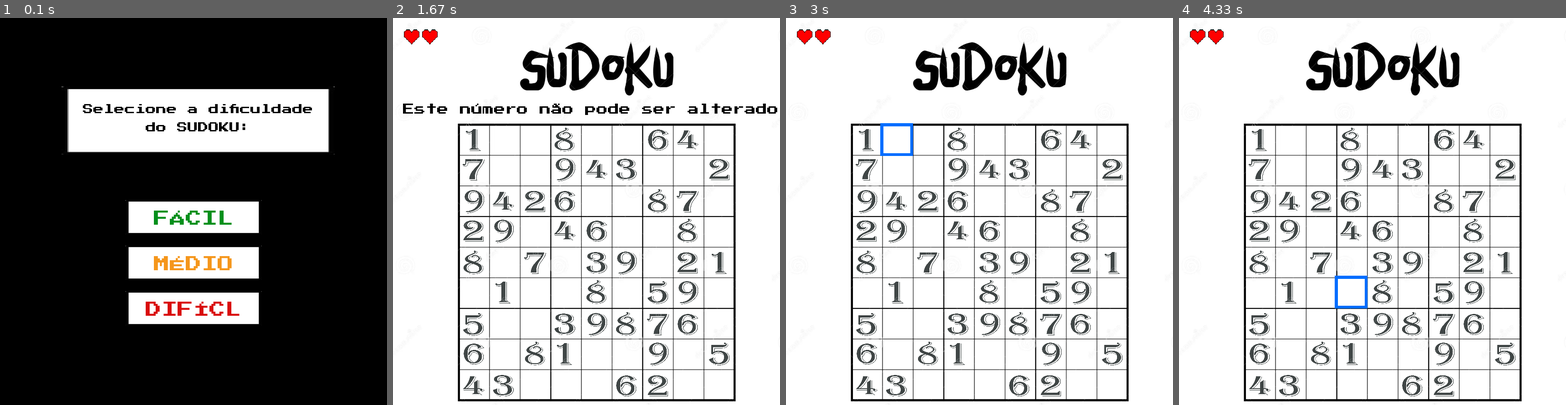
Above: before the commit, frames 1-4 (left to right).
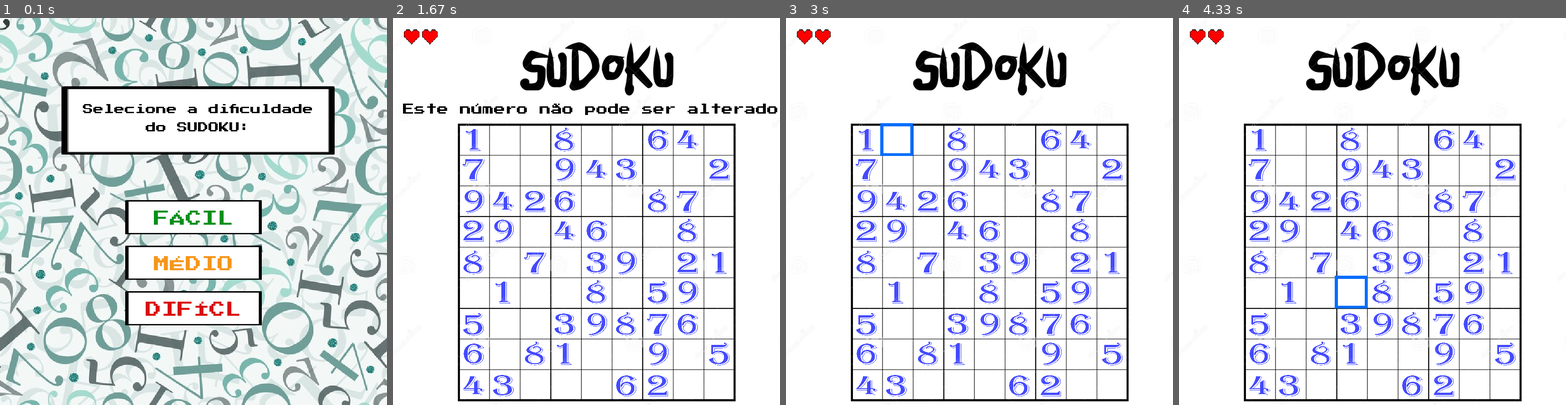
Above: after the commit, the same moments.

Repository: memdygu100/Sudoku-Pygame
Game: pygame game, started from main.py
The game is run twice, just before and just after one commit, with the same random seed, the same clock (stepped at 60 frames per second) and the same inputs.
Inputs (mouse positions are in pixels of both pictures, inside the frame that each line leads up to):
- Up to frame 1 (0.1 s): no input
- Up to frame 2 (1.67 s): click (586, 211) at 0.38 s; tap Enter at 0.67 s; click (466, 153) at 1.27 s; move the mouse to (632, 246) at 1.6 s
- Up to frame 3 (3 s): click (1025, 246) at 1.9 s; move the mouse to (886, 134) at 2.33 s; click (886, 134) at 2.7 s
- Up to frame 4 (4.33 s): move the mouse to (1353, 312) at 3.2 s; click (1353, 312) at 3.62 s; move the mouse to (1360, 145) at 4.17 s

The runs differ from the first frame. In frame 1, 78% of the frame differs, in the area x 0-100%, y 0-100%; in frame 2, 4.7%; in frame 3, 4.7%; in frame 4, 4.7%.

Commit message:
Fundo menu e numeros azuis

Diff:
--- a/main.py
+++ b/main.py
@@ -143,7 +143,8 @@
 quadrado_selecao = pygame.transform.scale(quadrado_selecao, (72, 72))
 coracao = pygame.image.load("Assets/Coração.png").convert_alpha()
 coracao = pygame.transform.scale(coracao, (40, 40))
-
+fundo_menu = pygame.image.load("Assets/fundo para sudok.jpg")
+fundo_menu = pygame.transform.scale(fundo_menu, (x, y))
 
 
 
@@ -302,8 +303,13 @@
             if precisa_redesenhar:
                 for i, linha in enumerate(Sudoku_playground):
                     for j, valor in enumerate(linha):
-                        if valor in numero_imagens:
-                            janela.blit(numero_imagens[valor], (Matrizes.posicoes_x[j], Matrizes.posicoes_y[i]))
+                        if valor != 0 and valor in numero_imagens:
+                            imagem_azul = numero_imagens[valor].copy()
+                            imagem_azul.fill((4, 4, 224, 0), special_flags=pygame.BLEND_RGBA_ADD)
+                            if Sudoku_playground[i][j] == numeros_bloqueados[i][j]:
+                                janela.blit(imagem_azul, (Matrizes.posicoes_x[j], Matrizes.posicoes_y[i]))
+                            else:
+                                janela.blit(numero_imagens[valor], (Matrizes.posicoes_x[j], Matrizes.posicoes_y[i]))
                 if Sudoku_playground[linha_selecionada][coluna_selecionada] == numeros_bloqueados[linha_selecionada][coluna_selecionada]:
                     janela.blit(text_surface, text_rect)
                 elif sudoku_correto is False:
@@ -335,6 +341,7 @@
         else:
             menu = pygame.display.set_mode((x, y))
             posicao_click_x, posicao_click_y = pygame.mouse.get_pos()
+            janela.blit(fundo_menu, (0, 0))
             janela.blit(botao_fundo_menu,(275, 400))
             janela.blit(botao_fundo_menu, (275, 500))
             janela.blit(botao_fundo_menu, (275, 600))
Binary file added: Assets/fundo para sudok.jpg
